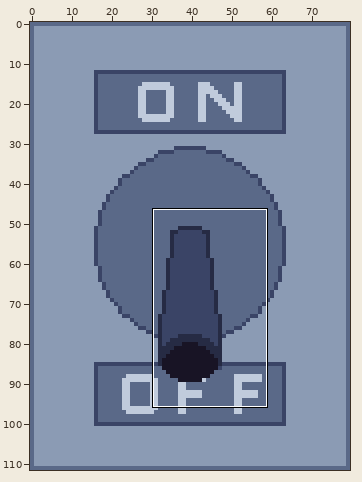
Sprite sheet -- core/assets/art/switch_off.png. The first picture is a wide view before the edit; the outline marks the close-up.
Close-up. The starting point:
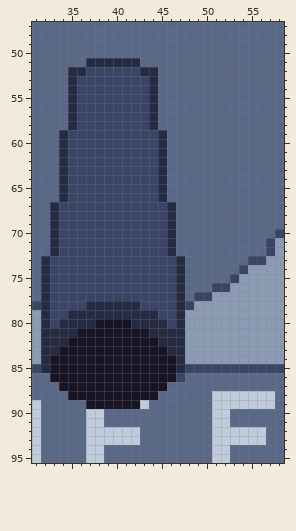
The file is 80x112 pixels. Shown: x 31..58, y 47..95.
And afterwards:
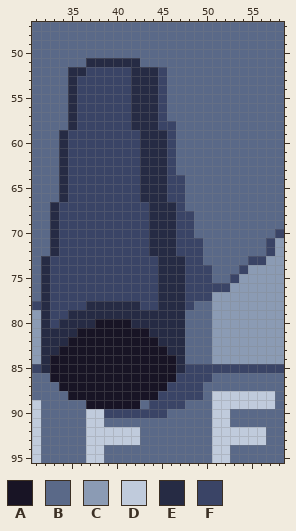
Palette (. is transparent): A #181425  B #5a6988  C #8b9bb4  D #c0cbdc  E #262b44  F #3a4466
Diff:
Colour C becomes colour B in row 78 at x 49 to 50; in rows 79 to 84 at x 48 to 50.
Colour D becomes colour B in row 89 at x 43.
Colour F becomes colour E in row 52 at x 42; in rows 53 to 58 at x 42 to 43; in rows 59 to 66 at x 43 to 44; in rows 67 to 72 at x 44 to 45; in rows 73 to 79 at x 45 to 46; in row 80 at x 46.
Colour B becomes colour F in rows 52 to 57 at x 45; in row 58 at x 45 to 46; in rows 59 to 63 at x 46; in rows 64 to 66 at x 46 to 47; in row 67 at x 47; in rows 68 to 70 at x 47 to 48.
Colour B becomes colour F in rows 71 to 72 at x 47 to 49; in row 73 at x 48 to 49; in rows 74 to 76 at x 48 to 50; in row 77 at x 48; in row 86 at x 48 to 50; in row 87 at x 46 to 49.
Colour B becomes colour F in row 88 at x 45 to 49; in row 89 at x 44 to 47; in row 90 at x 39 to 45.
Pixel boxes of the changes (left, top, right, bottom) in both close-ups:
changed: (104, 67, 212, 418)
